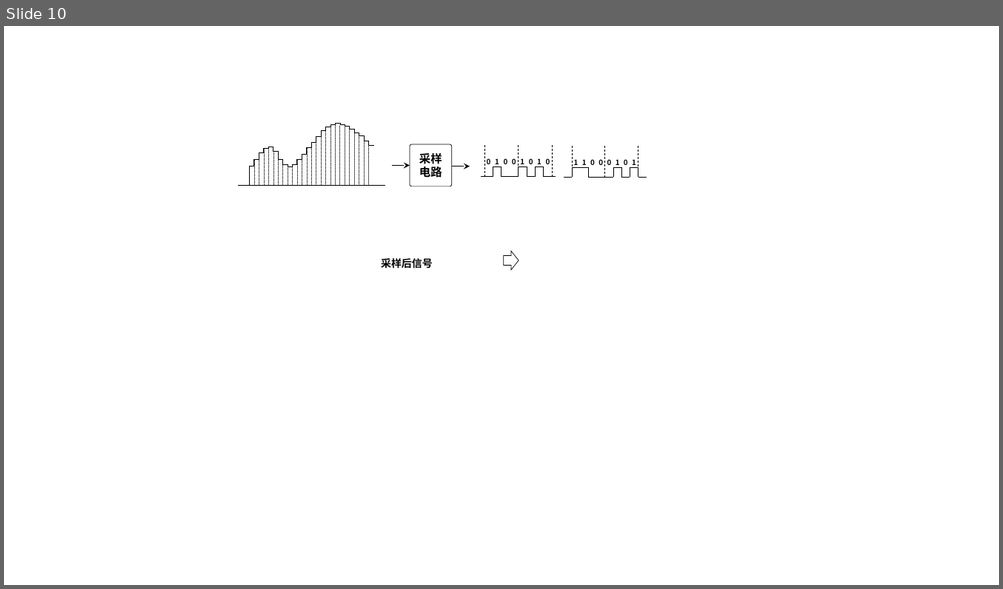
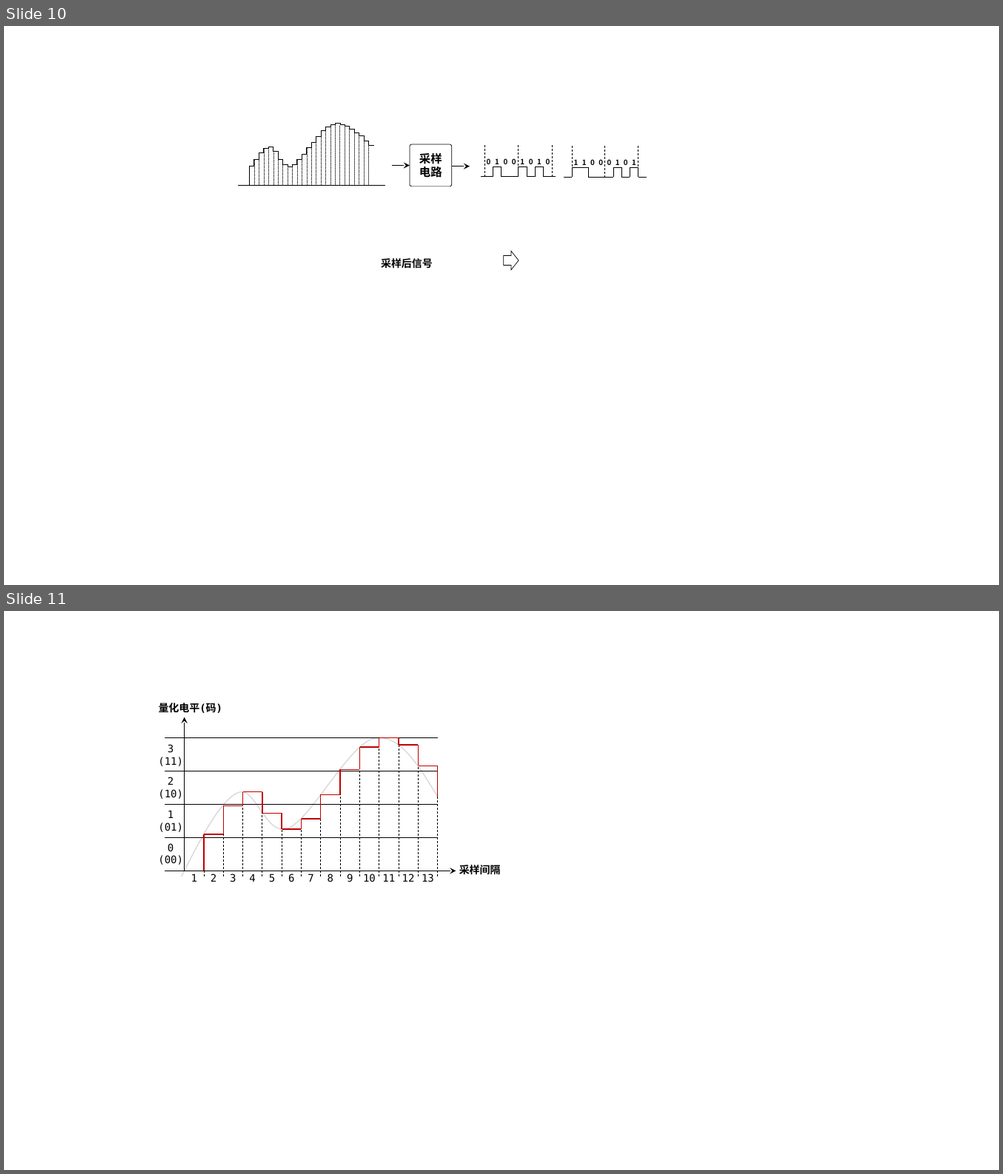
Before and after one commit to zyldgd/document, a slide deck: src/ppt/标图.pptx. Shown one above the other, each under a label of ours: slide 10 before the commit, slides 10 and 11 after it. The pictures are 1003x589 and 1003x1174 pixels, drawn with LibreOffice and Linux fonts; fonts in the diff are those of the drawing. Boxes give left, top, right and bottom in pixels: in the first picture for what was removed or moved away, otherwise in the second. Text is boxed around its words. In the diff, an @@ line names an element or a change of style, - is before the commit and + after.

```diff
--- a/src/ppt/标图.pptx
+++ b/src/ppt/标图.pptx
@@ slide 11 added at [4, 611, 999, 1170], background #FFFFFF @@
@@ group added at [158, 703, 501, 883]: 42 lines, 19 texts, 2 arrows, 1 freeform shape @@
+1
+2
+3
+4
+5
+6
+7
+8
+9
+10
+11
+12
+13
+采样间隔
+量化电平(码)
+3
+(11)
+2
+(10)
+1
+(01)
+0
+(00)
```
Also in this commit, not shown: 4 other slides added, 1 slide removed, 1 other file.
